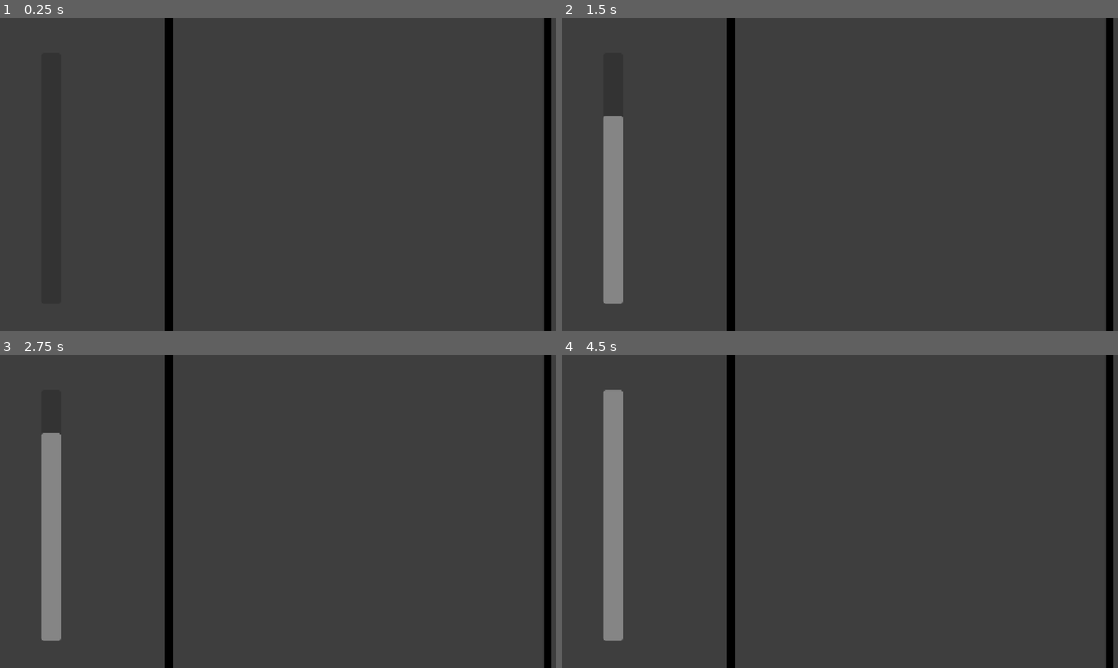
Above: before the commit, frames 1-4 (two rows, left to right).
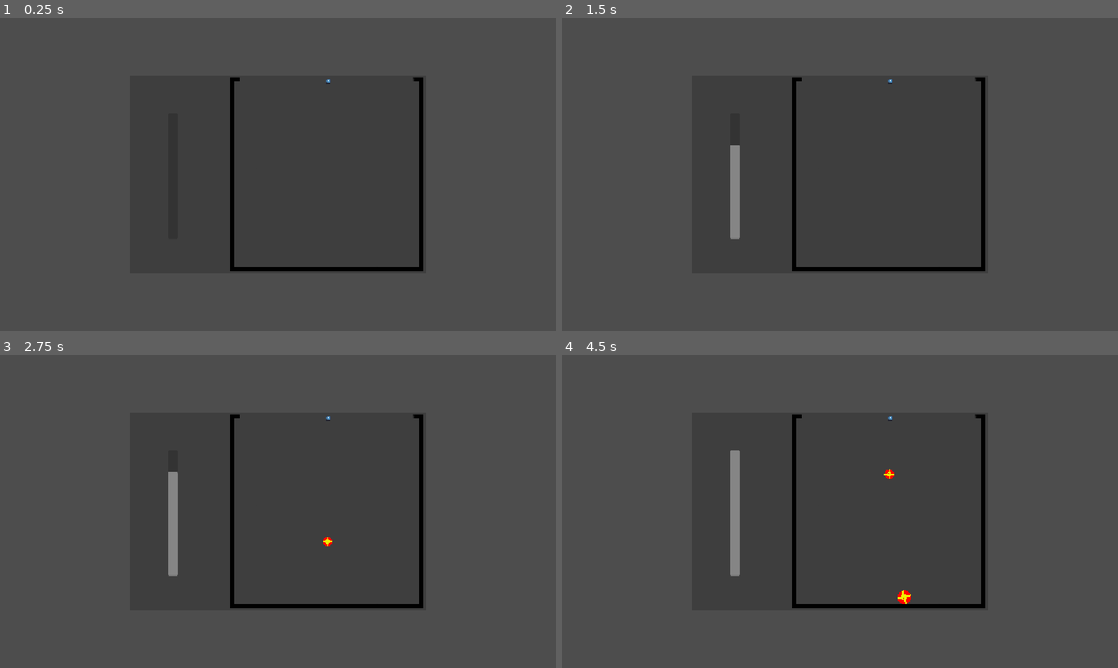
Above: after the commit, the same moments.

Repository: Alpagateau/GCC_GrowingBall
Game: Godot game, scene res://Scenes/test_scene.tscn
Same seed, same stepped clock (60 frames per second), same inputs: the game is played once before the commit and once after it. The engine's default icon, where the game draws it, is replaced by a stand-in: a white triangle on a blue panel in a dark square.
Inputs (mouse positions are in pixels of both pictures, inside the frame that each line leads up to):
- Up to frame 1 (0.25 s): no input
- Up to frame 2 (1.5 s): tap Enter at 0.5 s; move the mouse to (962, 158) at 0.52 s; click (962, 158) at 0.6 s; move the mouse to (728, 190) at 1.27 s; click (728, 190) at 1.35 s
- Up to frame 3 (2.75 s): move the mouse to (333, 442) at 2.02 s; click (333, 442) at 2.1 s
- Up to frame 4 (4.5 s): move the mouse to (812, 574) at 2.77 s; click (812, 574) at 2.85 s; move the mouse to (1006, 558) at 3.52 s; click (1006, 558) at 3.6 s; move the mouse to (673, 464) at 4.27 s; click (673, 464) at 4.35 s

The runs differ from the first frame. In frame 1, 7.1% of the frame differs, in the area x 7-100%, y 0-100%; in frame 2, 7.3%; in frame 3, 7.4%; in frame 4, 7.6%.
Error before the commit: Invalid access to property or key 'position' on a base object of type 'null instance'. (res://Scenes/test_apparatus.gd:21)

Commit message:
c bon, ca marche

Diff:
--- a/Scenes/apparatus.tscn
+++ b/Scenes/apparatus.tscn
@@ -35,7 +35,7 @@
 scale = Vector2(0.9999998, 0.9999998)
 speed_clamp = 0.4
 
-[node name="Background" type="Sprite2D" parent="." unique_id=682502985]
+[node name="Spawner" type="Sprite2D" parent="." unique_id=682502985]
 position = Vector2(259.99997, -483.74997)
 scale = Vector2(0.19999996, 0.19999996)
 texture = ExtResource("5_5i0ox")
--- a/Scenes/test_apparatus.gd
+++ b/Scenes/test_apparatus.gd
@@ -18,7 +18,7 @@
 
 func spawn_ball():
 	var new_ball : Ball = ball_prefab.instantiate()
-	new_ball.position = $Sprite2D.position
+	new_ball.position = $Spawner.position
 	add_child(new_ball)
 
 func shake():
--- a/Scenes/test_scene.tscn
+++ b/Scenes/test_scene.tscn
@@ -5,4 +5,6 @@
 [node name="Test Scene" type="Node2D" unique_id=378414813]
 
 [node name="Apparatus" parent="." unique_id=2112918524 instance=ExtResource("1_3dogw")]
-position = Vector2(542, 326)
+
+[node name="Camera2D" type="Camera2D" parent="." unique_id=1095256883]
+zoom = Vector2(0.5, 0.5)
